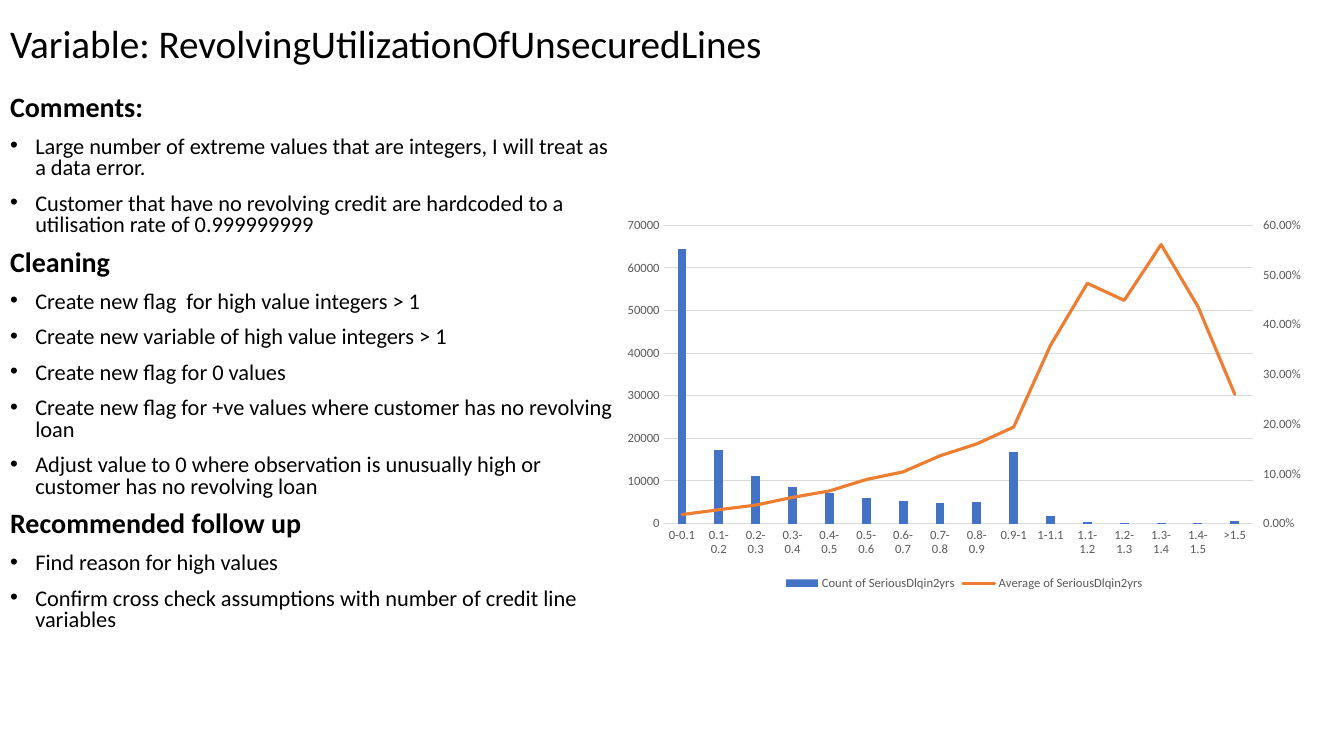
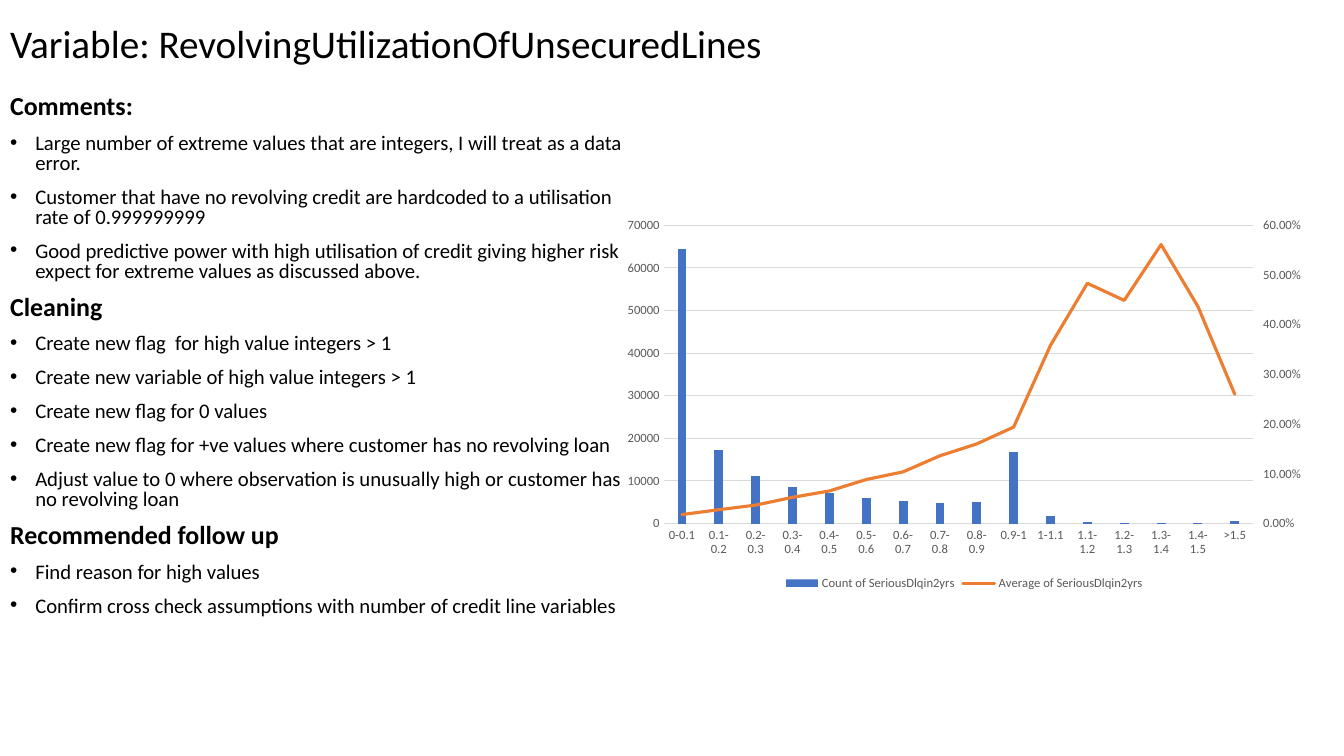
Before and after one commit to matthewjones-perth/givemesomecredit, a slide deck: slide 18 of Paidy Dataset Exercise.pptm. Drawn at 1344x756 pixels with LibreOffice and Linux fonts; fonts in the diff are those of the drawing. Boxes give left, top, right and bottom in pixels: in the first picture for what was removed or moved away, otherwise in the second. Text is boxed around its words. In the diff, an @@ line names an element or a change of style, - is before the commit and + after.

```diff
--- a/Paidy Dataset Exercise.pptm
+++ b/Paidy Dataset Exercise.pptm
@@ text at (x1=10, y1=98, x2=621, y2=617): size 20 to 18.5 pt in "Comments:", "Cleaning", "Recommended follow up"; size 16 to 14.8 pt in "Large number of extreme values that are ...", "Customer that have no revolving credit are ...", "Create new flag for high value integers ...", "Create new variable of high value integers ..." and 5 more places @@
@@ text at (x1=35, y1=243, x2=618, y2=282): paragraph added @@
+• Good predictive power with high utilisation of credit giving higher risk expect for extreme values as discussed above.
```
Also in this commit, not shown: 11 other slides changed.
